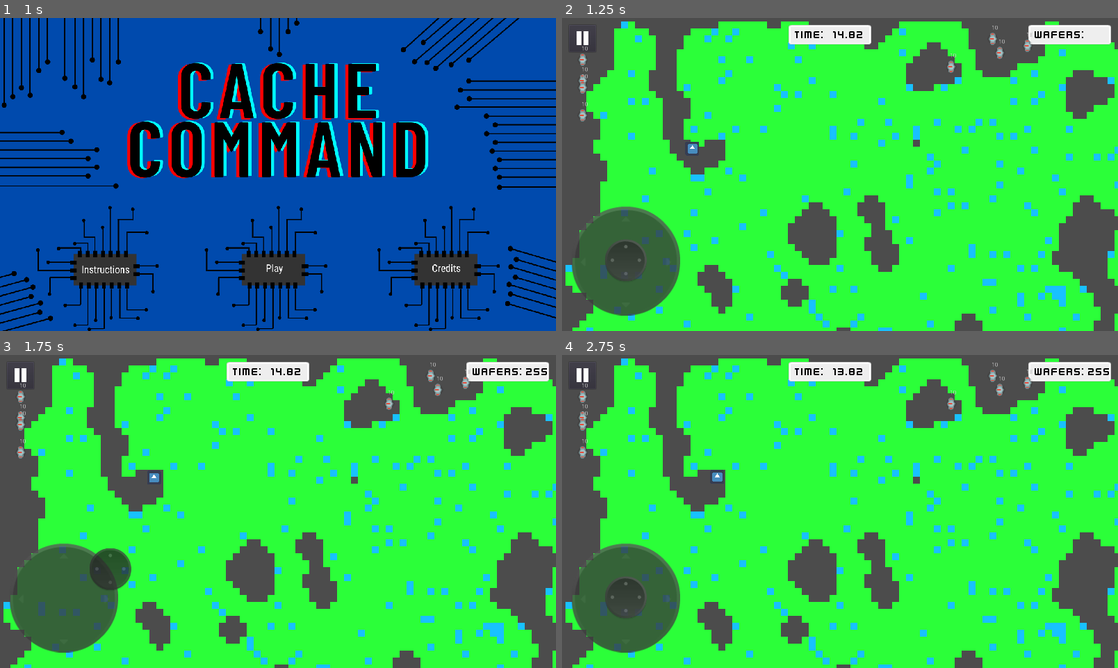
Above: before the commit, frames 1-4 (two rows, left to right).
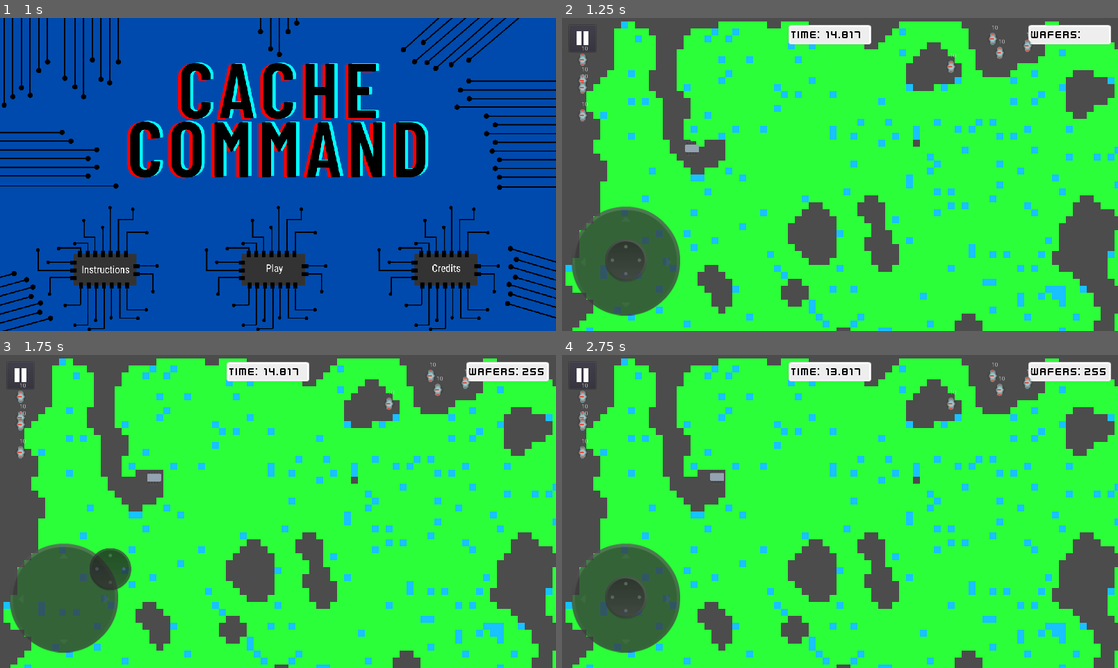
Above: after the commit, the same moments.

Repository: njrobbins/cache-command
Game: Godot game, scene res://Scenes/MainMenu.tscn
Same seed, same stepped clock (60 frames per second), same inputs: the game is played once before the commit and once after it. The engine's default icon, where the game draws it, is replaced by a stand-in: a white triangle on a blue panel in a dark square. Sound files missing from this copy of the repository are replaced by a short silence.
Inputs (mouse positions are in pixels of both pictures, inside the frame that each line leads up to):
- Up to frame 1 (1 s): click (272, 268) at 0.5 s
- Up to frame 2 (1.25 s): no input
- Up to frame 3 (1.75 s): drag from (61, 599) to (433, 376) at 1.27 s
- Up to frame 4 (2.75 s): drag from (728, 527) to (995, 376) at 2.02 s

Frame 1 is identical in both runs. In frame 2, 0.3% of the frame differs, in the area x 22-94%, y 4-44%; in frame 3, 0.4%, in the area x 26-99%, y 4-42%; in frame 4, 0.4%.

Commit message:
Added sprites and updated graphics

Diff:
--- a/Scenes/DigDug.tscn
+++ b/Scenes/DigDug.tscn
@@ -37,9 +37,9 @@
 }
 
 [node name="TimeLeftLabel" type="Label" parent="."]
-margin_left = 536.0
+margin_left = 528.0
 margin_top = 24.0
-margin_right = 609.0
+margin_right = 601.0
 margin_bottom = 56.0
 custom_fonts/font = ExtResource( 5 )
 custom_colors/font_color = Color( 0, 0, 0, 1 )
@@ -49,13 +49,13 @@
 }
 
 [node name="TimeLabel" type="Label" parent="."]
-margin_left = 624.0
+margin_left = 608.0
 margin_top = 24.0
-margin_right = 700.0
+margin_right = 702.0
 margin_bottom = 54.0
 custom_fonts/font = ExtResource( 5 )
 custom_colors/font_color = Color( 0, 0, 0, 1 )
-text = "12.34"
+text = "12.345"
 __meta__ = {
 "_edit_use_anchors_": false
 }
@@ -81,9 +81,9 @@
 }
 
 [node name="WafersCollectedLabel" type="Label" parent="."]
-margin_left = 1088.0
+margin_left = 1080.0
 margin_top = 24.0
-margin_right = 1209.0
+margin_right = 1201.0
 margin_bottom = 54.0
 custom_fonts/font = ExtResource( 5 )
 custom_colors/font_color = Color( 0, 0, 0, 1 )
--- a/Scenes/DigDugPlayer.tscn
+++ b/Scenes/DigDugPlayer.tscn
@@ -1,7 +1,7 @@
 [gd_scene load_steps=5 format=2]
 
 [ext_resource path="res://Scripts/DigDugPlayer.gd" type="Script" id=1]
-[ext_resource path="res://Assets/icon.png" type="Texture" id=2]
+[ext_resource path="res://Assets/robot_gray.png" type="Texture" id=2]
 
 [sub_resource type="RectangleShape2D" id=1]
 extents = Vector2( 14, 14 )
--- a/Scenes/TowerDefenseGame.tscn
+++ b/Scenes/TowerDefenseGame.tscn
@@ -584,7 +584,6 @@
 margin_top = 24.0
 margin_right = 278.0
 margin_bottom = 69.0
-rect_scale = Vector2( 1.1, 1 )
 texture = ExtResource( 9 )
 __meta__ = {
 "_edit_use_anchors_": false
@@ -615,9 +614,9 @@
 }
 
 [node name="WafersSection" type="TextureRect" parent="."]
-margin_left = 1002.91
+margin_left = 1000.0
 margin_top = 24.0
-margin_right = 1192.91
+margin_right = 1190.0
 margin_bottom = 69.0
 texture = ExtResource( 9 )
 __meta__ = {
@@ -625,9 +624,9 @@
 }
 
 [node name="WafersLeftLabel" type="Label" parent="."]
-margin_left = 1016.0
+margin_left = 1008.0
 margin_top = 32.0
-margin_right = 1137.0
+margin_right = 1129.0
 margin_bottom = 62.0
 custom_fonts/font = ExtResource( 8 )
 custom_colors/font_color = Color( 0, 0, 0, 1 )
@@ -637,13 +636,13 @@
 }
 
 [node name="CashLabel" type="Label" parent="."]
-margin_left = 1137.0
+margin_left = 1129.0
 margin_top = 32.0
-margin_right = 1173.0
+margin_right = 1183.0
 margin_bottom = 62.0
 custom_fonts/font = ExtResource( 8 )
 custom_colors/font_color = Color( 0, 0, 0, 1 )
-text = "00"
+text = "000"
 __meta__ = {
 "_edit_use_anchors_": false
 }
--- a/Scripts/DigDugGame.gd
+++ b/Scripts/DigDugGame.gd
@@ -38,7 +38,7 @@
 						number_of_enemies -= 1
 
 func _process(delta):
-	$TimeLabel.text = str(stepify($GameTimer.time_left,0.01))
+	$TimeLabel.text = str(stepify($GameTimer.time_left,0.001))
 
 func add_time(var amt):
 	$GameTimer.start($GameTimer.time_left + amt)
Binary file added: Assets/robot_gray.png
Not shown, added: Assets/robot_gray.png.import
Binary file added: Assets/robot_green.png
Binary file added: Assets/robot_red.png
